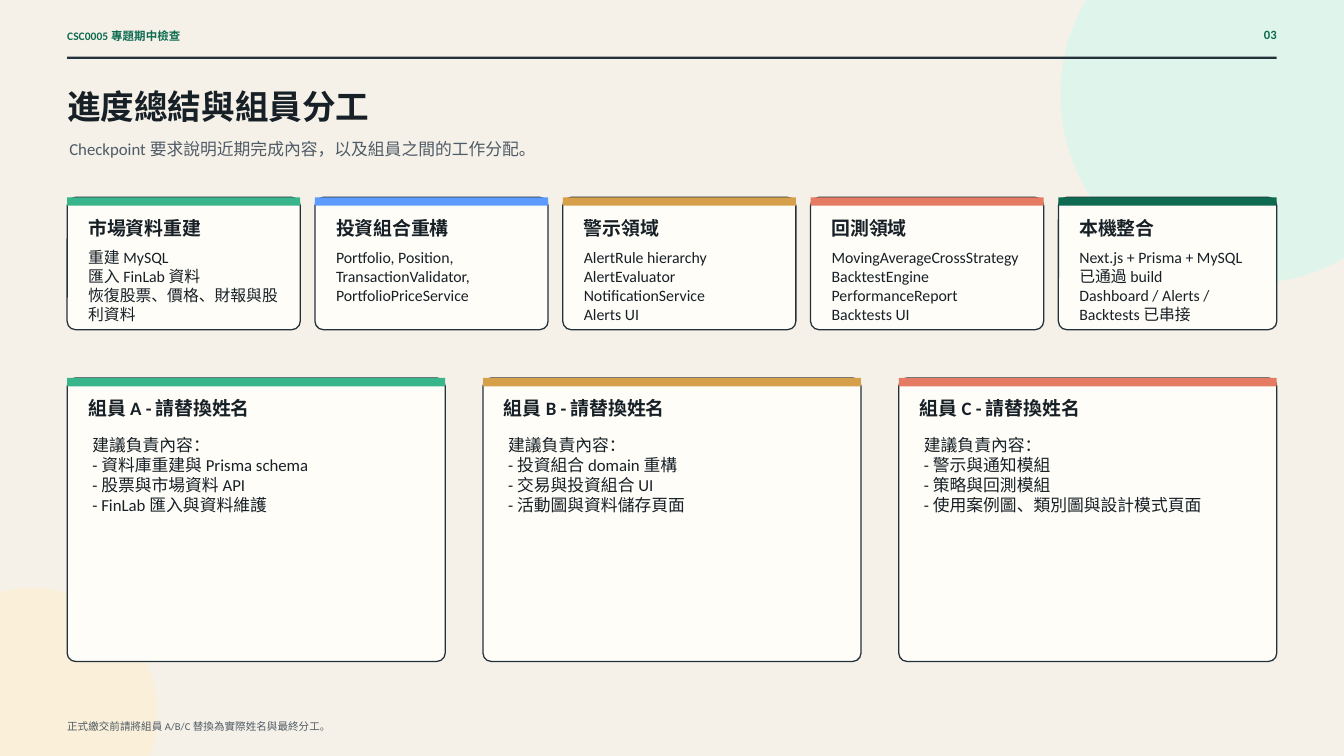
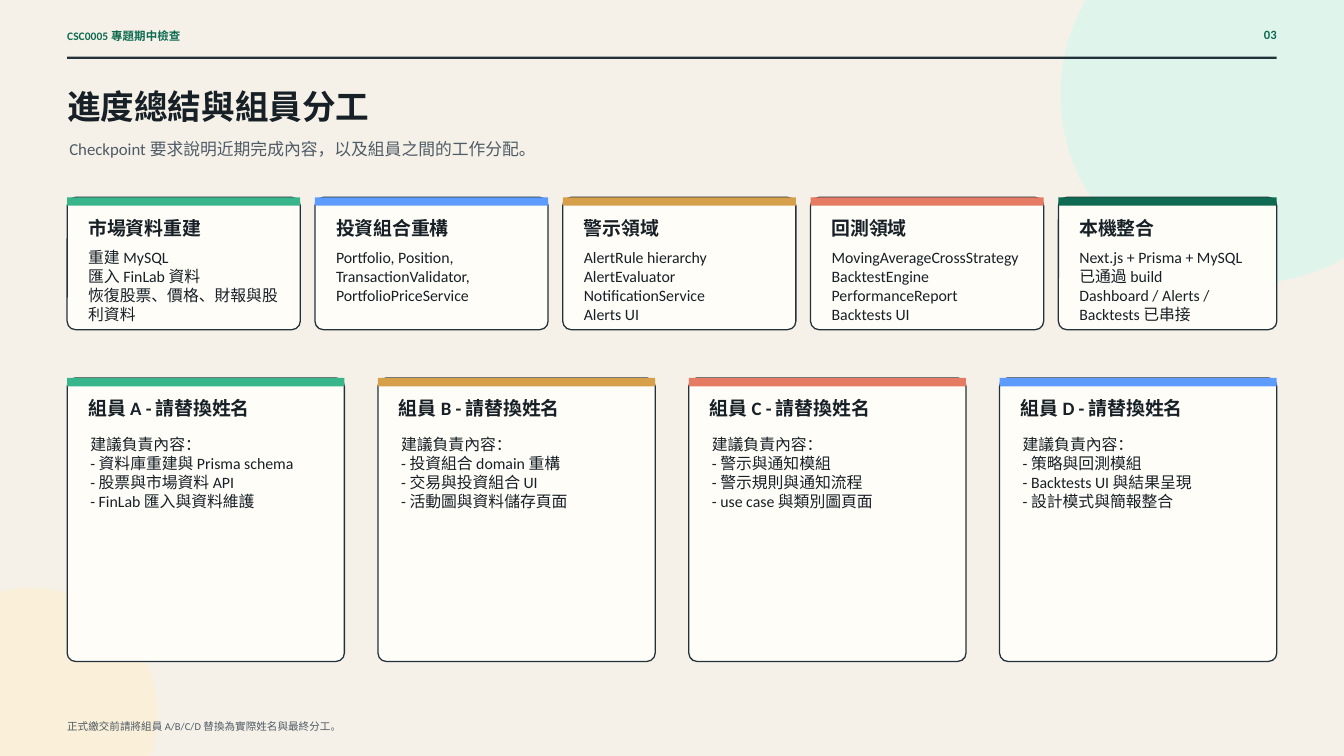
Before and after one commit to edison0828/Stock-Query-Website, a slide deck: slide 3 of output/slides/ooad-checkpoint-draft/OOAD_Checkpoint_ZH_Draft.pptx. Drawn at 1344x756 pixels with LibreOffice and Linux fonts; fonts in the diff are those of the drawing. Boxes give left, top, right and bottom in pixels: in the first picture for what was removed or moved away, otherwise in the second. Text is boxed around its words. In the diff, an @@ line names an element or a change of style, - is before the commit and + after.

Commit message:
Clarify team names and final division in draft slides

```diff
--- a/output/slides/ooad-checkpoint-draft/OOAD_Checkpoint_ZH_Draft.pptx
+++ b/output/slides/ooad-checkpoint-draft/OOAD_Checkpoint_ZH_Draft.pptx
@@ rounded rectangle resized from (x1=68, y1=378, x2=446, y2=661) to (x1=68, y1=378, x2=345, y2=661) @@
@@ rectangle resized from (x1=68, y1=378, x2=446, y2=386) to (x1=68, y1=378, x2=345, y2=386) @@
@@ rounded rectangle resized from (x1=483, y1=378, x2=861, y2=661) to (x1=378, y1=378, x2=655, y2=661) @@
@@ rectangle resized from (x1=483, y1=378, x2=861, y2=386) to (x1=378, y1=378, x2=655, y2=386) @@
@@ rounded rectangle resized from (x1=899, y1=378, x2=1277, y2=661) to (x1=689, y1=378, x2=966, y2=661) @@
@@ rectangle resized from (x1=899, y1=378, x2=1277, y2=386) to (x1=689, y1=378, x2=966, y2=386) @@
@@ rounded rectangle added at (x1=1000, y1=378, x2=1277, y2=661), fill #FFFDF8, outline #23313B 0.9 pt @@
@@ rectangle added at (x1=1000, y1=378, x2=1277, y2=386), fill #5E9BFF @@
@@ text "組員 B - 請替換姓名" moved from (x1=504, y1=399, x2=665, y2=417) to (x1=399, y1=399, x2=560, y2=417) @@
@@ text "組員 C - 請替換姓名" moved from (x1=920, y1=399, x2=1080, y2=417) to (x1=710, y1=399, x2=870, y2=417) @@
@@ text added at (x1=1021, y1=399, x2=1183, y2=417), 13.5 pt, text #172026, bold @@
+組員 D - 請替換姓名
@@ text "建議負責內容：" at (x1=90, y1=436, x2=293, y2=509): size 12 to 11.2 pt @@
@@ text "建議負責內容：" at (x1=401, y1=436, x2=568, y2=509): size 12 to 11.2 pt @@
@@ text "建議負責內容：" moved from (x1=508, y1=437, x2=685, y2=513) to (x1=401, y1=436, x2=568, y2=509) @@
@@ text at (x1=712, y1=436, x2=831, y2=471): size 12 to 11.2 pt in "建議負責內容：", "- 警示與通知模組" @@
@@ text "建議負責內容：" moved from (x1=924, y1=437, x2=1202, y2=513) to (x1=712, y1=436, x2=873, y2=509) @@
@@ text added at (x1=1023, y1=436, x2=1192, y2=509), 11.2 pt, text #172026 @@
+建議負責內容：
+- 策略與回測模組
+- Backtests UI 與結果呈現
+- 設計模式與簡報整合
@@ text at (x1=720, y1=474, x2=873, y2=509): text changed; size 12 to 11.2 pt @@
-- 策略與回測模組
-- 使用案例圖、類別圖與設計模式頁面
+- 警示規則與通知流程
+- use case 與類別圖頁面
@@ text at (x1=67, y1=721, x2=341, y2=731): text changed @@
-正式繳交前請將組員 A/B/C 替換為實際姓名與最終分工。
+正式繳交前請將組員 A/B/C/D 替換為實際姓名與最終分工。
```
Also in this commit, not shown: 1 other file.
